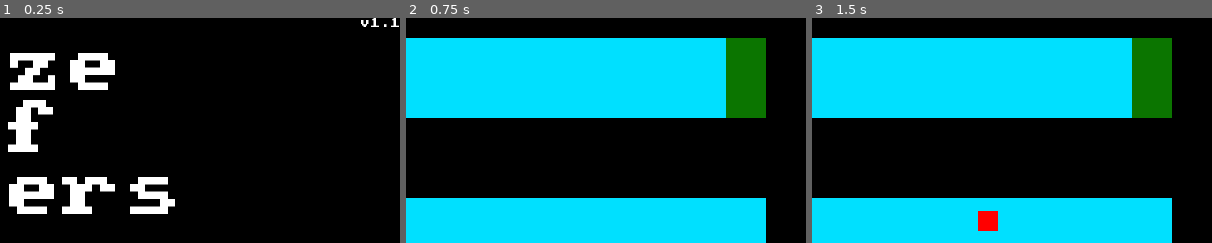
Above: before the commit, frames 1-3 (left to right).
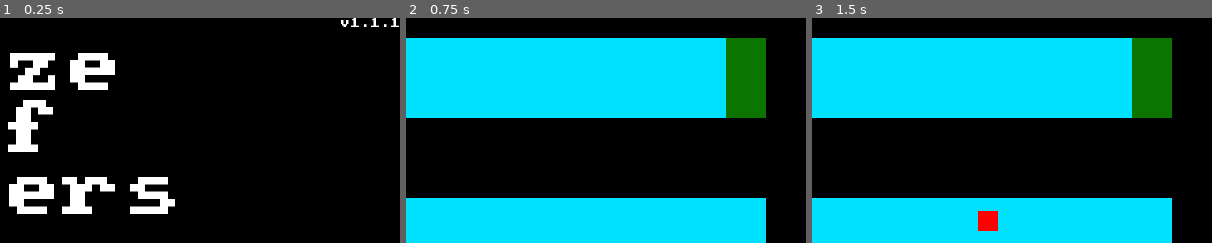
Above: after the commit, the same moments.

Repository: djalexkidd/horror-maze
Game: Godot game, scene res://scenes/Menu.tscn
Same seed, same stepped clock (60 frames per second), same inputs: the game is played once before the commit and once after it. Sound files missing from this copy of the repository are replaced by a short silence.
Inputs (mouse positions are % of the whole screen's width and height, from its top left):
- Up to frame 1 (0.25 s): no input
- Up to frame 2 (0.75 s): click "START" at 0.5 s
- Up to frame 3 (1.5 s): tap Enter at 1.25 s; move the mouse to (72, 45) at 1.27 s
The pictures show only the part of the screen within x 50-100%, y 0-50%; the shares and areas given below are measured in that part.

The runs differ from the first frame. In frame 1, 0.1% of the frame differs, in the area x 85-93%, y 0-4%; in frame 2, nothing differs; in frame 3, nothing differs.

Commit message:
Ce commit est approuvé par Olivier Minne

Diff:
--- a/scenes/Menu.tscn
+++ b/scenes/Menu.tscn
@@ -56,11 +56,11 @@
 [node name="Version" type="Label" parent="."]
 anchor_left = 1.0
 anchor_right = 1.0
-margin_left = -64.0
+margin_left = -96.0
 margin_bottom = 16.0
 custom_colors/font_color = Color( 1, 1, 1, 1 )
 custom_fonts/font = SubResource( 3 )
-text = "v1.1"
+text = "v1.1.1"
 align = 1
 
 [node name="StartButton" type="Button" parent="."]
Not shown, changed: README.md
